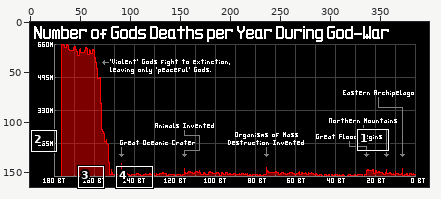
Pixel-art file -- content/Meta/Images/Infographics/deaths_during_god_war.aseprite. Above: a wide view before the commit, with the close-up outlined.
Close-up. Before the commit:
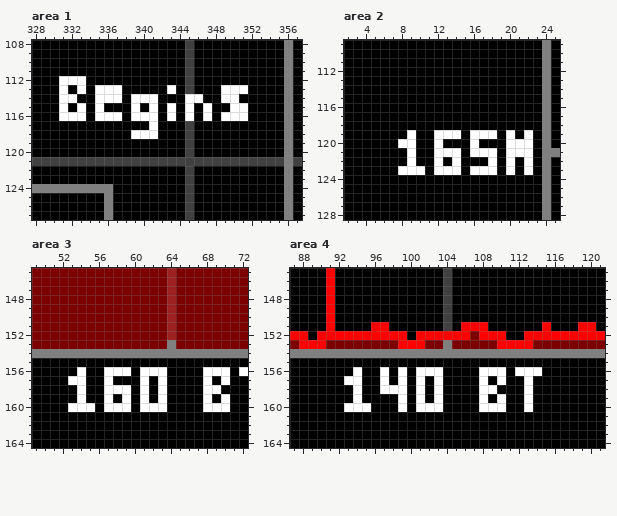
399x165 pixels, 1 frame. Shown: area 1: x 328..357, y 108..127; area 2: x 2..25, y 109..128; area 3: x 49..72, y 145..164; area 4: x 87..121, y 145..164. The commit also changed other parts of the picture, which this record leaves out.
After the commit:
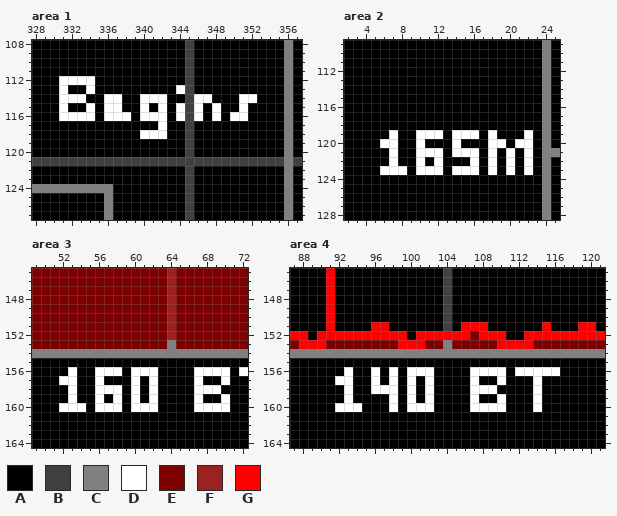
Palette (. is transparent): A #000000  B #404040  C #808080  D #ffffff  E #7d0000  F #9e2121  G #ff0000
What changed:
Area 1, layer "Text":
Colour D gives way to colour A in row 113 at x 333, 335 to 337, 343 and 349 to 351; in row 114 at x 335, 339 and 349 to 350; in row 115 at x 333, 335, 339, 341, 343, 347 and 350; in row 116 at x 335, 339, 343, 347 and 349; in row 117 at x 341; in row 118 at x 339.
Colour D gives way to colour B in rows 114 to 116 at x 345.
Colour A gives way to colour D in row 112 at x 334; in row 113 at x 334 and 344; in row 114 at x 333, 342, 347 and 351 to 352; in row 115 at x 334, 336 to 337, 340, 342, 344, 346 and 348; in row 116 at x 334, 338, 342, 344, 346 and 348; in rows 117 to 118 at x 342.
Area 2, layer "Text":
Colour D gives way to colour A in row 119 at x 9, 13, 17 and 20; in row 120 at x 8 to 9, 12, 16 and 20; in row 121 at x 9, 13, 17 and 21; in row 122 at x 9 and 14; in row 123 at x 9, 13 and 17.
Colour A gives way to colour D in row 119 at x 7, 10 to 11 and 15; in row 120 at x 6 to 7, 10, 14 and 18 to 19; in row 121 at x 7, 10 to 11 and 15; in row 122 at x 7, 10 and 16; in row 123 at x 6 to 7, 11 and 15.
Area 3, layer "Text":
Colour D gives way to colour A in row 156 at x 54, 59 and 63; in row 157 at x 54, 57, 61, 63 and 68; in row 158 at x 54, 59, 61 and 63; in row 159 at x 54, 57, 59, 61, 63 and 68; in row 160 at x 55, 59 and 63.
Colour A gives way to colour D in row 156 at x 53, 56, 60 and 67; in row 157 at x 52, 56, 60, 62 and 67; in row 158 at x 53, 56, 60, 62 and 67; in row 159 at x 53, 56, 58, 60, 62 and 67; in row 160 at x 52, 56, 60 and 67.
Area 4, layer "Text":
Colour D gives way to colour A in row 156 at x 94, 97, 99 and 103; in row 157 at x 94, 97, 99, 101, 103, 108 and 113; in row 158 at x 94, 99, 101, 103 and 113; in row 159 at x 94, 99, 101, 103, 108 and 113; in row 160 at x 95, 99, 103 and 113.
Colour A gives way to colour D in row 156 at x 93, 96, 98, 100, 107 and 115 to 116; in row 157 at x 92, 96, 98, 100, 102, 107 and 114; in row 158 at x 93, 96, 100, 102, 107 and 114; in row 159 at x 93, 98, 100, 102, 107 and 114; in row 160 at x 92, 98, 100, 107 and 114.
